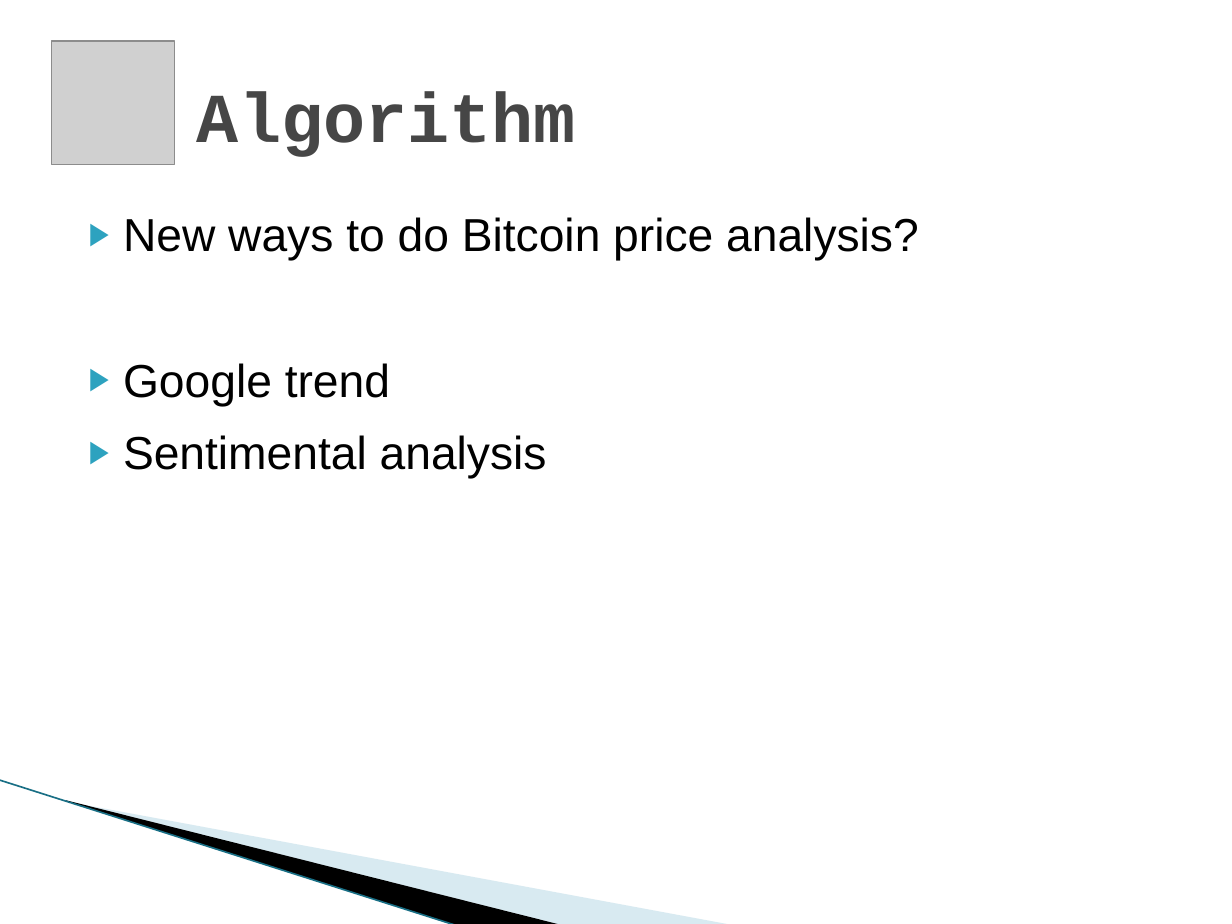
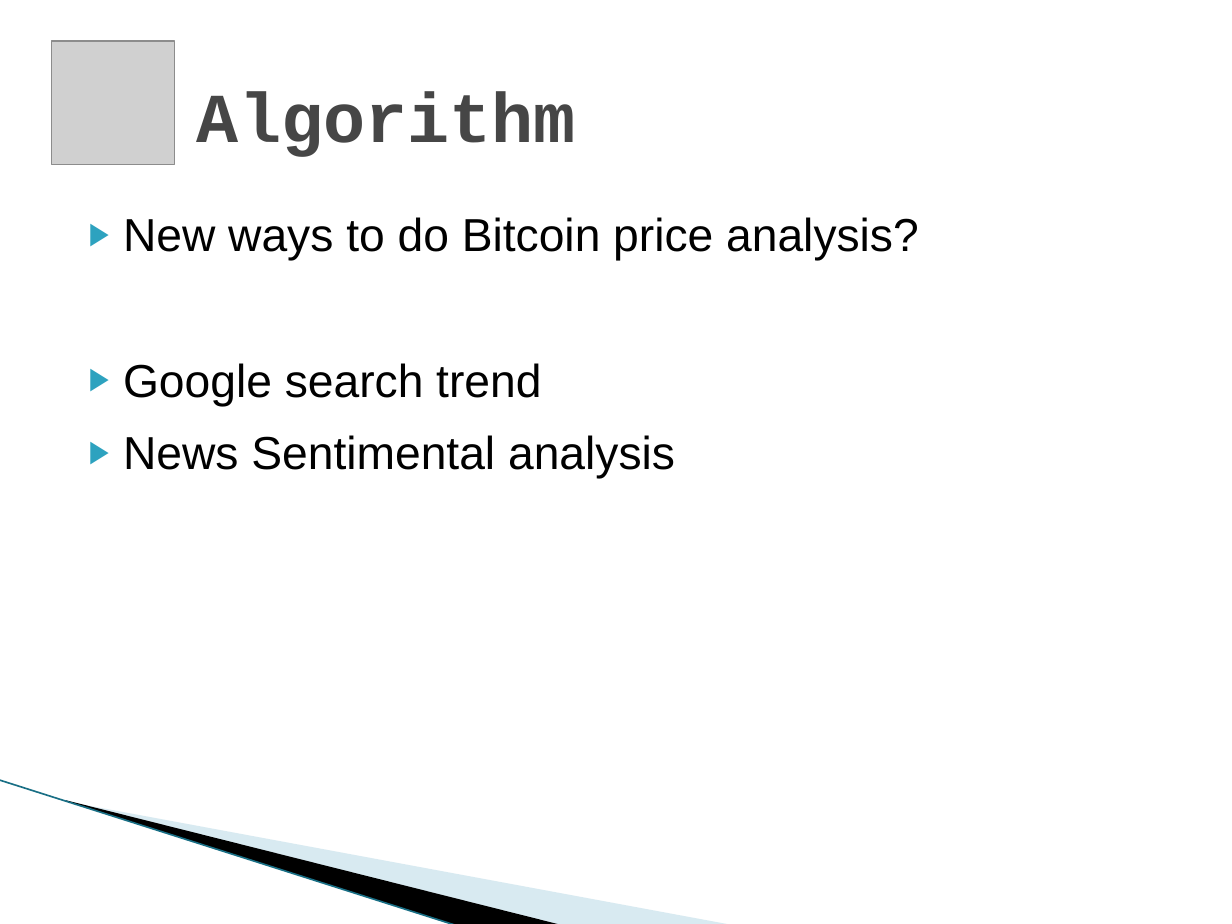
Before and after one commit to yyl/btc-price-analysis, a slide deck: slide 14 of DM_Project.pptx. Drawn at 1232x924 pixels with LibreOffice and Linux fonts; fonts in the diff are those of the drawing; grey boxes stand for pictures; background and template pictures are left out. Boxes give left, top, right and bottom in pixels: in the first picture for what was removed or moved away, otherwise in the second. Text is boxed around its words. In the diff, an @@ line names an element or a change of style, - is before the commit and + after.

```diff
--- a/DM_Project.pptx
+++ b/DM_Project.pptx
@@ text at bbox=[123, 363, 675, 479]: text changed @@
-▶ Google trend
-▶ Sentimental analysis
+▶ Google search trend
+▶ News Sentimental analysis
```
Also in this commit, not shown: 3 other slides changed, 10 slides added.
